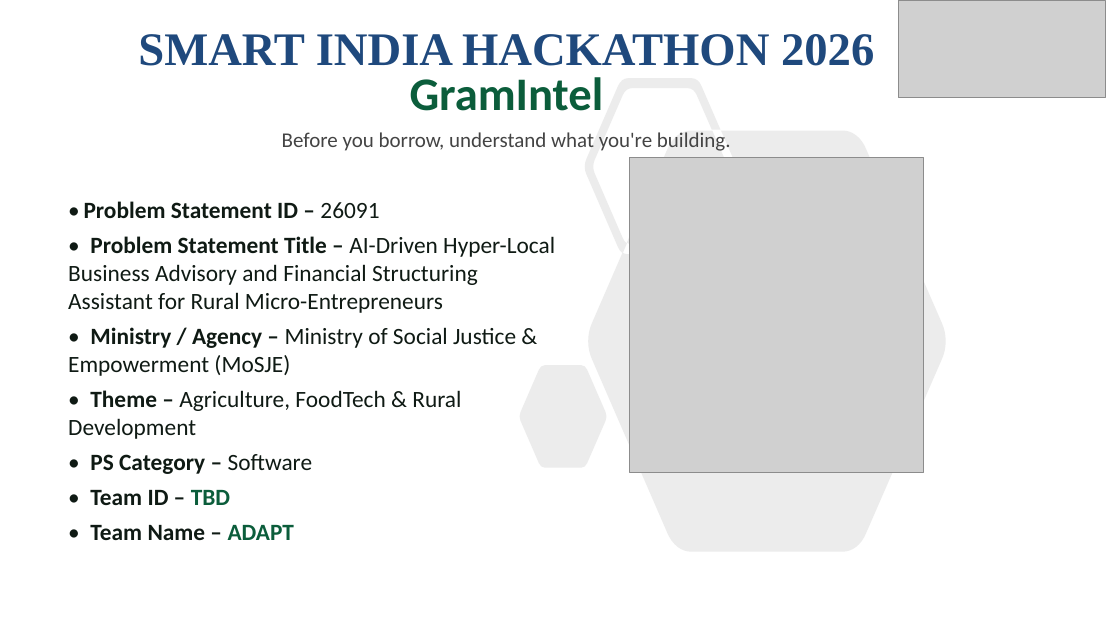
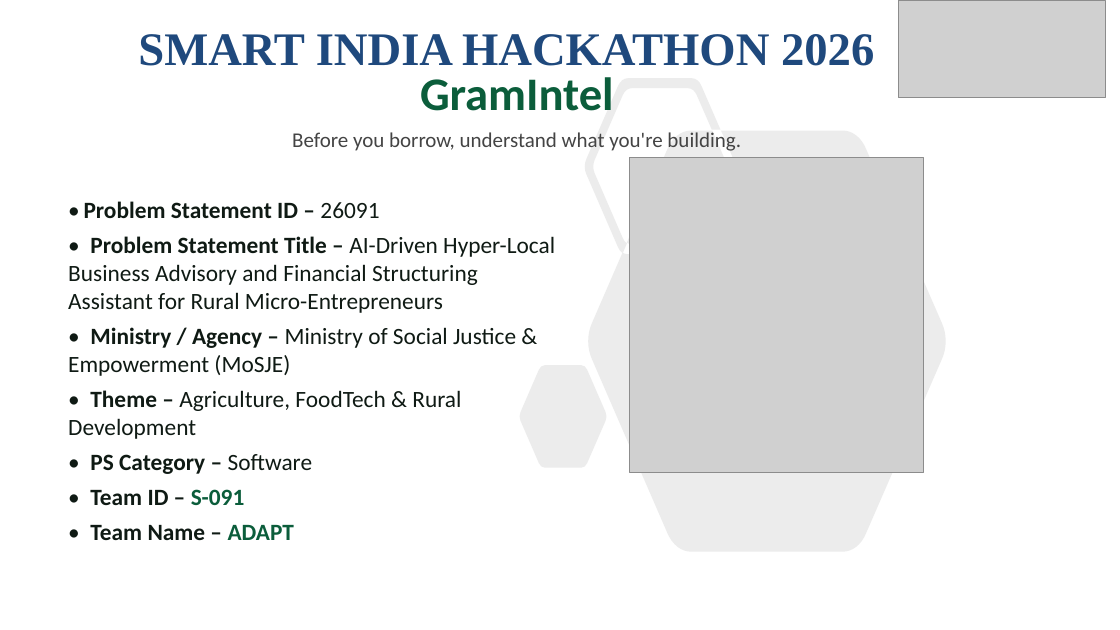
Before and after one commit to Gugilla-Aakash/GramIntel, a slide deck: slide 1 of Presentation/SIH-Presentation-GramIntel.pptx. Drawn at 1120x630 pixels with LibreOffice and Linux fonts; fonts in the diff are those of the drawing; grey boxes stand for pictures. Boxes give left, top, right and bottom in pixels: in the first picture for what was removed or moved away, otherwise in the second. Text is boxed around its words. In the diff, an @@ line names an element or a change of style, - is before the commit and + after.

```diff
--- a/Presentation/SIH-Presentation-GramIntel.pptx
+++ b/Presentation/SIH-Presentation-GramIntel.pptx
@@ subtitle "GramIntel" at box(292, 77, 741, 151): indent changed @@
@@ text at box(90, 489, 245, 505): text changed @@
-• Team ID – TBD
+• Team ID – S-091
```
Also in this commit, not shown: 2 other slides changed.
